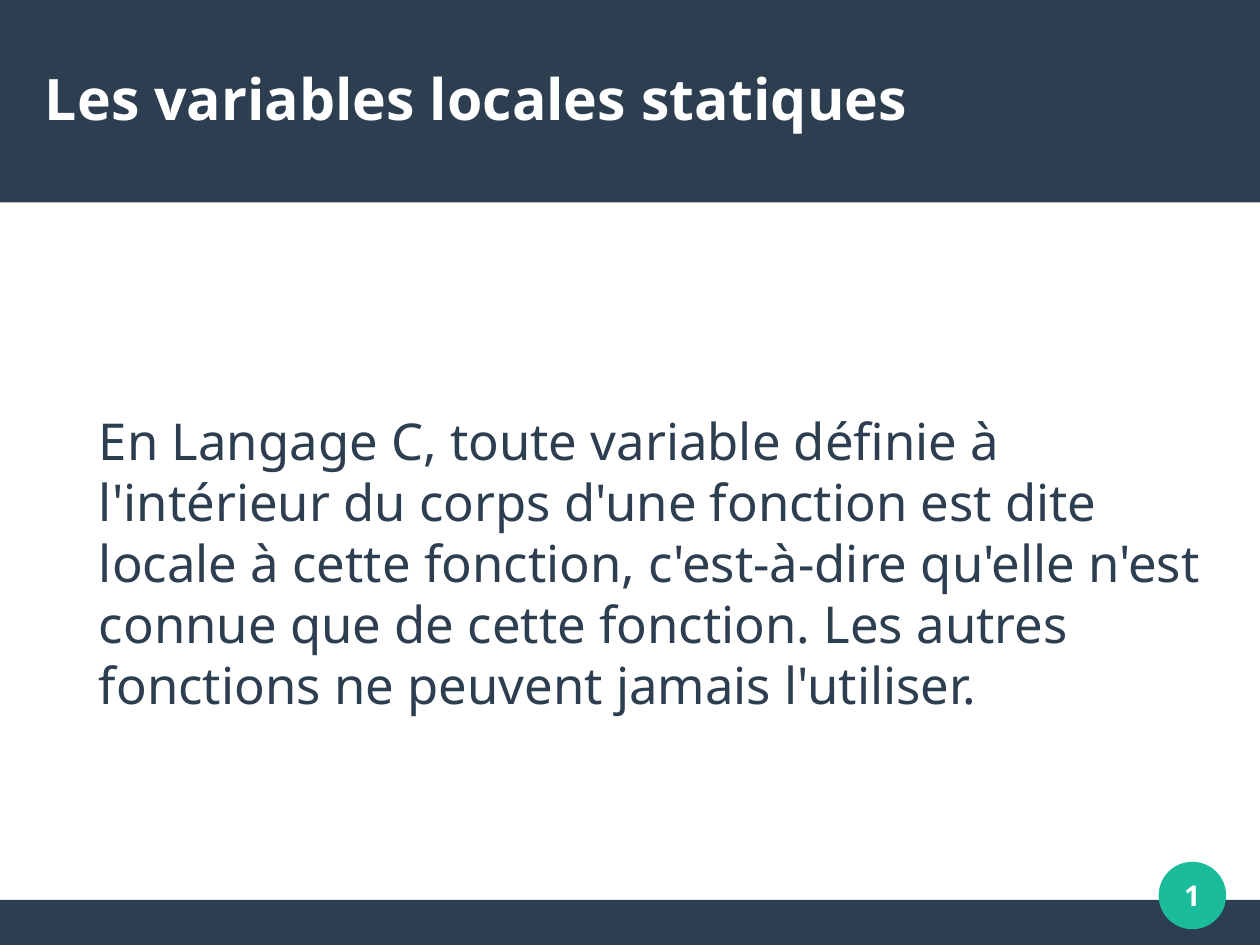
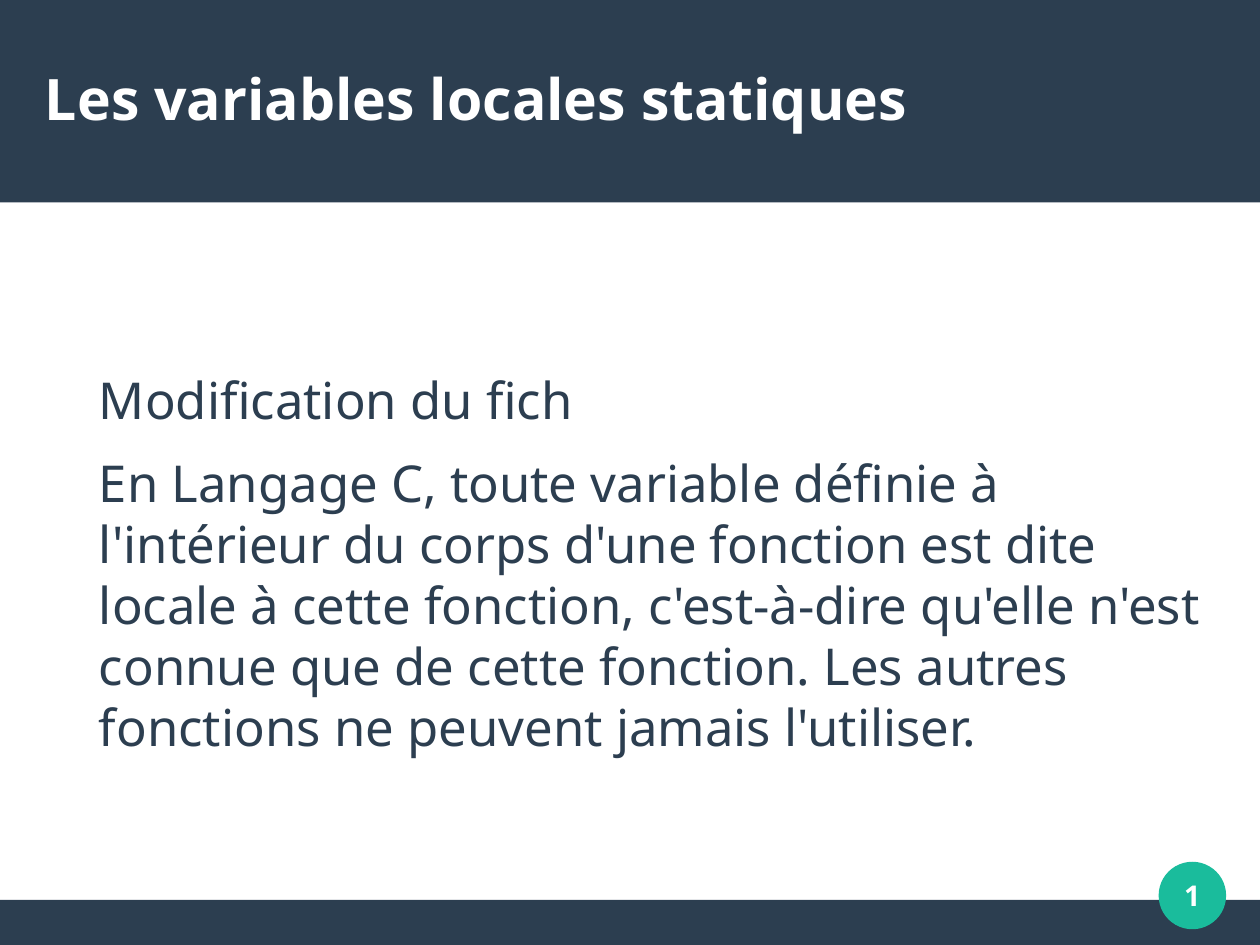
Before and after one commit to mariammahamat/essaie, a slide deck: slide 1 of c_fichiers.odp. Drawn at 1260x945 pixels with LibreOffice and Linux fonts; fonts in the diff are those of the drawing. Boxes give left, top, right and bottom in pixels: in the first picture for what was removed or moved away, otherwise in the second. Text is boxed around its words. In the diff, an @@ line names an element or a change of style, - is before the commit and + after.

```diff
--- a/c_fichiers.odp
+++ b/c_fichiers.odp
@@ text at [99,380,572,420]: paragraph added @@
+Modification du fich
```
Also in this commit, not shown: 1 other file.
